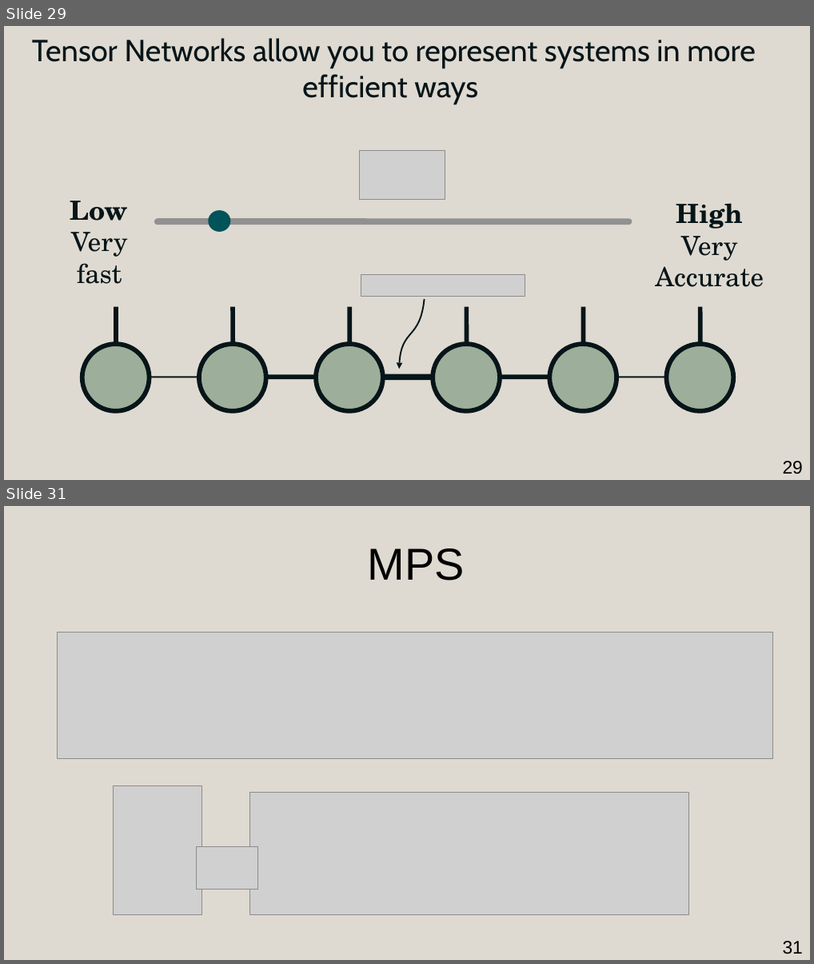
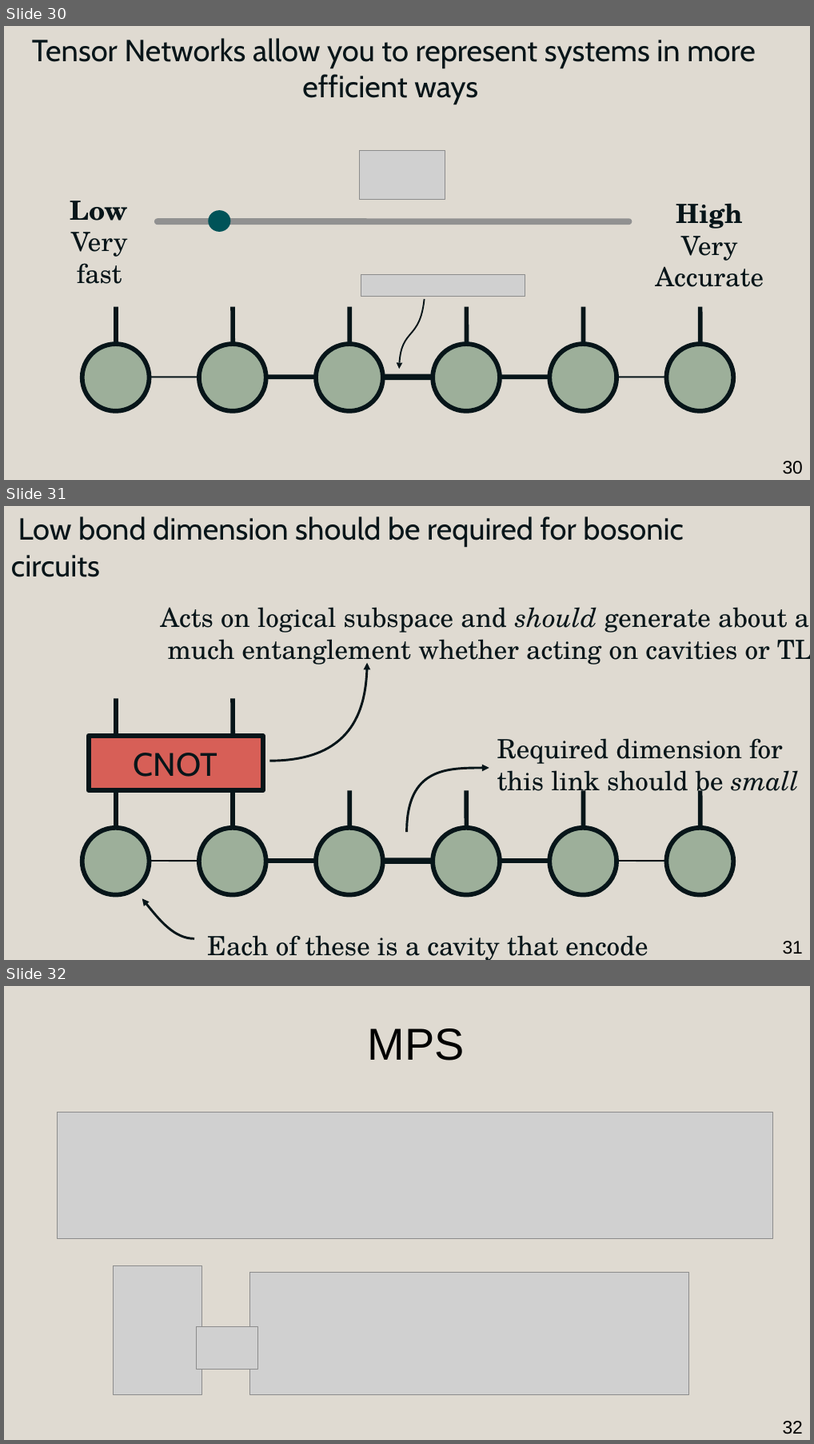
Before and after one commit to AmdaU/presentations, a slide deck: Seminaire/Seminaire.odp. Shown one above the other, each under a label of ours: slides 29 and 31 before the commit, slides 30, 31 and 32 after it; the slides between them are not shown. The pictures are 814x964 and 814x1444 pixels, drawn with LibreOffice and Linux fonts; fonts in the diff are those of the drawing; grey boxes stand for pictures. Boxes give left, top, right and bottom in pixels: in the first picture for what was removed or moved away, otherwise in the second. Text is boxed around its words. In the diff, an @@ line names an element or a change of style, - is before the commit and + after.

```diff
--- a/Seminaire/Seminaire.odp
+++ b/Seminaire/Seminaire.odp
@@ slide 31 added at bbox=[4, 506, 810, 960], background #DFDAD1 @@
@@ text added at bbox=[11, 516, 683, 577], 30 pt, text #071519 @@
+Low bond dimension should be required for bosonic circuits
@@ text added at bbox=[160, 607, 810, 667], 26 pt, text #071519 @@
+Acts on logical subspace and should generate about as
+much entanglement whether acting on cavities or TLSs
@@ freeform shape added at bbox=[270, 663, 368, 760], outline #071519 2.3 pt @@
@@ line added from (116, 699) to (116, 736), #071519 4.51 pt @@
@@ line added from (233, 699) to (233, 736), #071519 4.51 pt @@
@@ rectangle added at bbox=[89, 736, 264, 791], fill #D75F57, outline #071519 4.51 pt, 32 pt, text #071519 @@
+CNOT
@@ text added at bbox=[498, 738, 799, 798], 26 pt, text #071519 @@
+Required dimension for
+this link should be small
@@ freeform shape added at bbox=[407, 768, 490, 832], outline #071519 2.3 pt @@
@@ line added from (116, 791) to (116, 828), #071519 4.51 pt @@
@@ line added from (233, 791) to (233, 828), #071519 4.51 pt @@
@@ line added from (350, 791) to (350, 828), #071519 4.51 pt @@
@@ line added from (467, 791) to (467, 828), #071519 4.51 pt @@
@@ line added from (583, 791) to (583, 828), #071519 4.51 pt @@
@@ line added from (701, 791) to (701, 828), #071519 4.51 pt @@
@@ ellipse added at bbox=[82, 828, 150, 896], fill #9DAF9A, outline #071519 4.51 pt @@
@@ ellipse added at bbox=[199, 828, 266, 896], fill #9DAF9A, outline #071519 4.51 pt @@
@@ ellipse added at bbox=[317, 828, 384, 896], fill #9DAF9A, outline #071519 4.51 pt @@
@@ ellipse added at bbox=[433, 828, 500, 896], fill #9DAF9A, outline #071519 4.51 pt @@
@@ ellipse added at bbox=[550, 828, 618, 896], fill #9DAF9A, outline #071519 4.51 pt @@
@@ ellipse added at bbox=[667, 828, 734, 896], fill #9DAF9A, outline #071519 4.51 pt @@
@@ line added from (150, 861) to (199, 861), #071519 1.5 pt @@
@@ line added from (266, 861) to (316, 861), #071519 4.51 pt @@
@@ line added from (384, 861) to (433, 861), #071519 6.01 pt @@
@@ line added from (501, 861) to (550, 861), #071519 4.51 pt @@
@@ line added from (618, 861) to (667, 861), #071519 1.5 pt @@
@@ freeform shape added at bbox=[142, 898, 194, 939], outline #071519 2.3 pt @@
@@ text added at bbox=[207, 935, 648, 960], 26 pt, text #071519 @@
+Each of these is a cavity that encode a qubit
@@ page number added at bbox=[783, 940, 803, 954], 18 pt, text #000000 @@
+31
@@ what was slide 29 is now slide 30 @@
@@ page number at bbox=[783, 460, 803, 474]: text changed @@
-29
+30
@@ what was slide 31 is now slide 32 @@
@@ page number at bbox=[783, 1420, 803, 1434]: text changed @@
-31
+32
```
Also in this commit, not shown: 4 slides changed, 3 other slides added, 42 other files.
